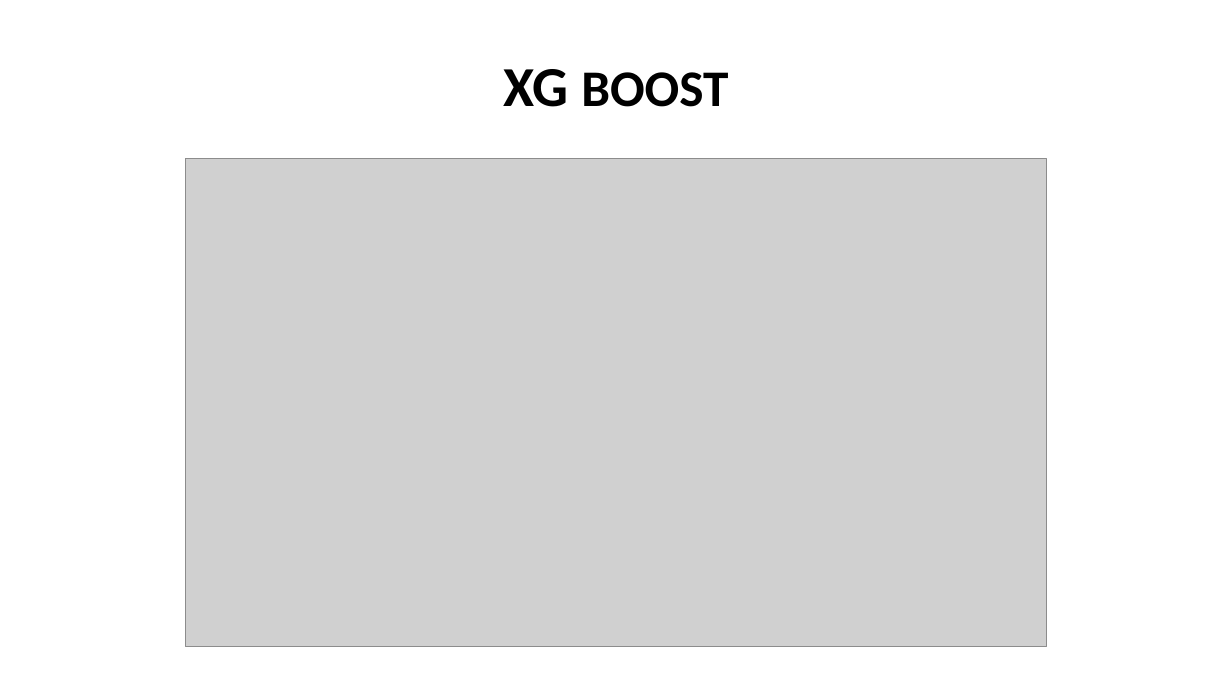
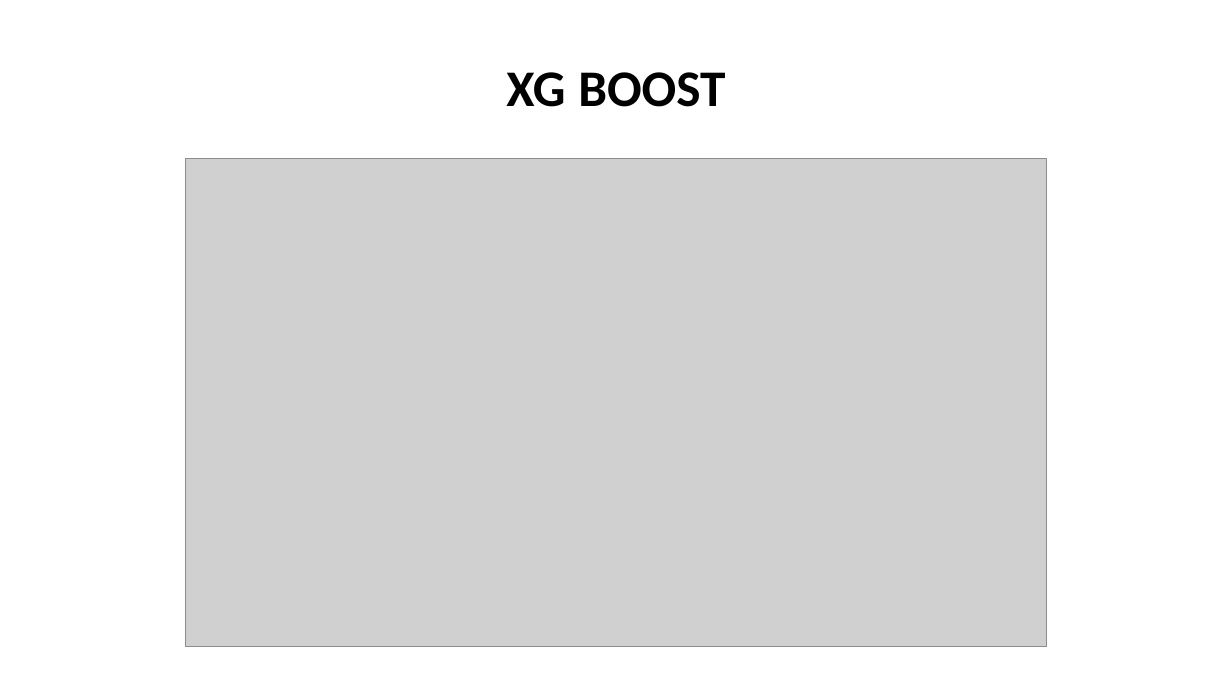
Before and after one commit to LakshmiMeyyappan/ML_Assignment_Repository, a slide deck: slide 6 of BoostingAlgorithm-Presentation.pptx. Drawn at 1232x693 pixels with LibreOffice and Linux fonts; fonts in the diff are those of the drawing; grey boxes stand for pictures. Boxes give left, top, right and bottom in pixels: in the first picture for what was removed or moved away, otherwise in the second. Text is boxed around its words. In the diff, an @@ line names an element or a change of style, - is before the commit and + after.

```diff
--- a/BoostingAlgorithm-Presentation.pptx
+++ b/BoostingAlgorithm-Presentation.pptx
@@ title "XG BOOST" at bbox=[506, 72, 725, 107]: size 44 to 40 pt in "XG" @@
```
Also in this commit, not shown: 4 other slides changed.
